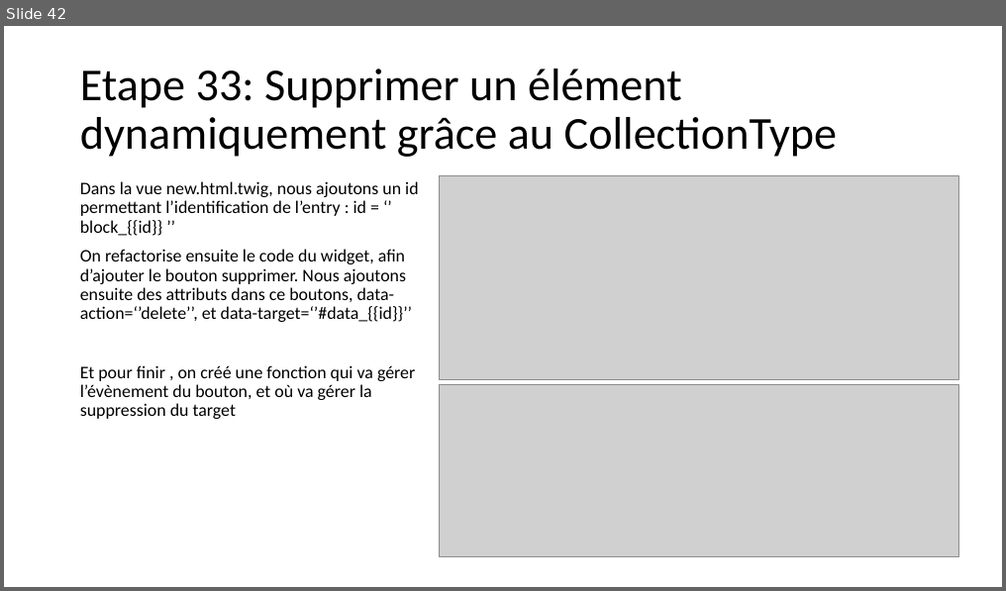
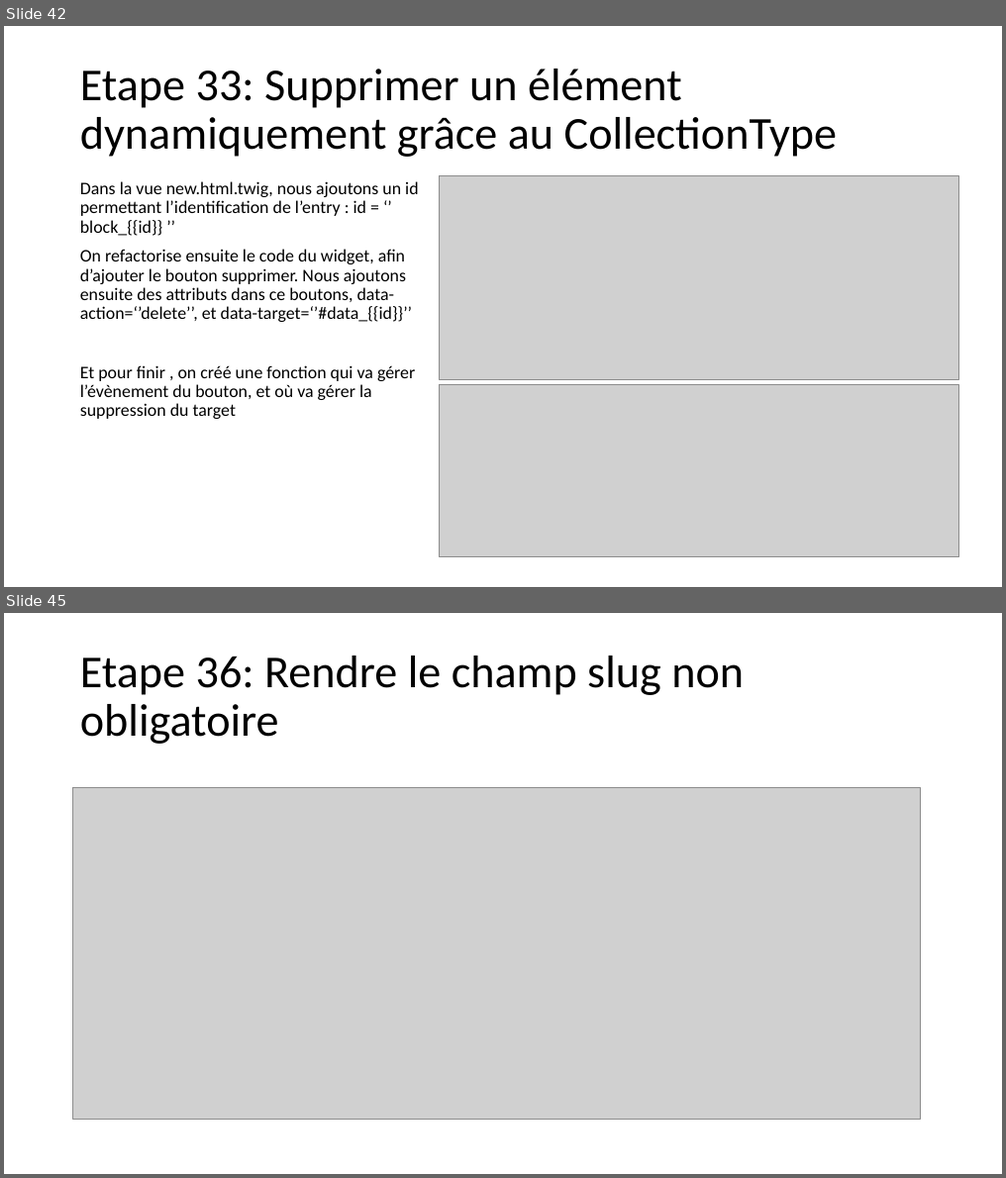
Before and after one commit to SAMTHP/TP_AFPAA, a slide deck: Apprendre symfony.pptx. Shown one above the other, each under a label of ours: slide 42 before the commit, slides 42 and 45 after it; the slides between them are not shown. The pictures are 1006x591 and 1006x1178 pixels, drawn with LibreOffice and Linux fonts; fonts in the diff are those of the drawing; grey boxes stand for pictures. Boxes give left, top, right and bottom in pixels: in the first picture for what was removed or moved away, otherwise in the second. Text is boxed around its words. In the diff, an @@ line names an element or a change of style, - is before the commit and + after.

```diff
--- a/Apprendre symfony.pptx
+++ b/Apprendre symfony.pptx
@@ slide 45 added at [4,613,1002,1174], background #FFFFFF @@
@@ title added at [80,656,744,744], 44 pt, text #000000 @@
+Etape 36: Rendre le champ slug non obligatoire
@@ picture added at [73,787,921,1119] @@
```
Also in this commit, not shown: 1 slide changed, 4 other slides added, 6 other files.
